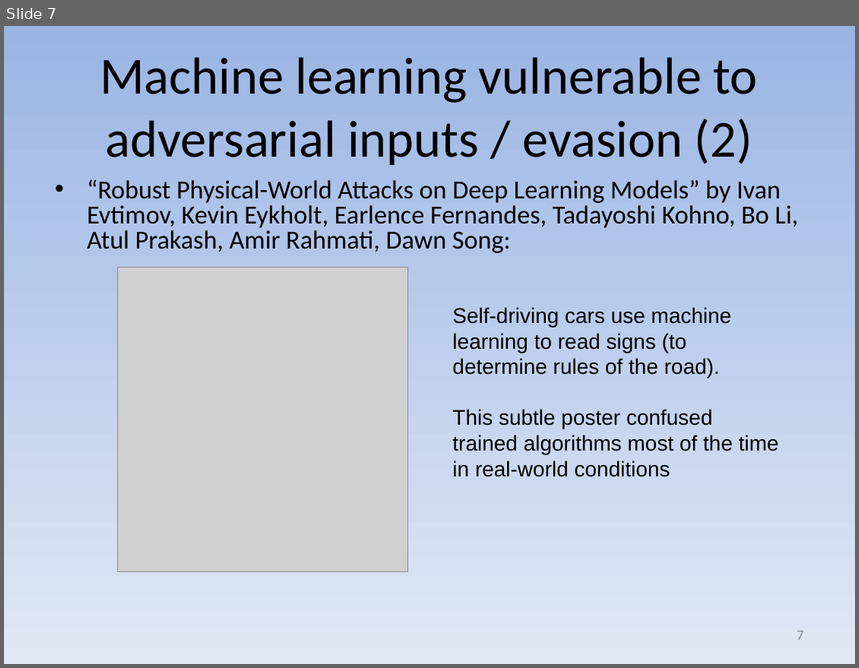
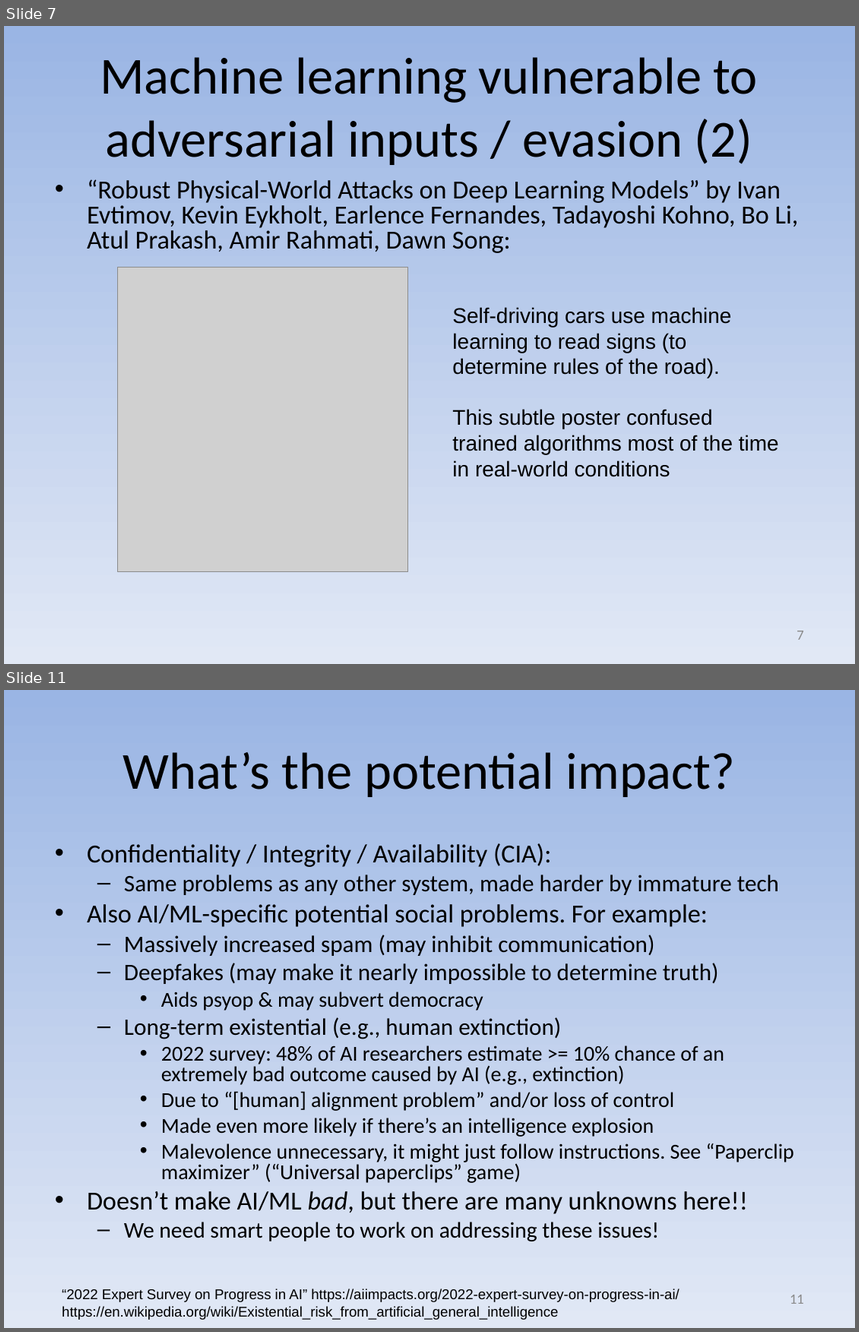
Before and after one commit to david-a-wheeler/david-a-wheeler.github.io, a slide deck: secure-class/presentations/Secure-Software-10-Misc.ppt. Shown one above the other, each under a label of ours: slide 7 before the commit, slides 7 and 11 after it; the slides between them are not shown. The pictures are 859x668 and 859x1332 pixels, drawn with LibreOffice and Linux fonts; fonts in the diff are those of the drawing; grey boxes stand for pictures. Boxes give left, top, right and bottom in pixels: in the first picture for what was removed or moved away, otherwise in the second. Text is boxed around its words. In the diff, an @@ line names an element or a change of style, - is before the commit and + after.

```diff
--- a/secure-class/presentations/Secure-Software-10-Misc.ppt
+++ b/secure-class/presentations/Secure-Software-10-Misc.ppt
@@ slide 11 added at [4, 690, 855, 1328], background gradient #9AB5E4 to #E1E8F5 @@
@@ title added at [123, 752, 735, 797], 44 pt, text #000000 @@
+What’s the potential impact?
@@ text added at [87, 844, 794, 1242], 18 pt, text #000000 @@
+• Confidentiality / Integrity / Availability (CIA):
+  – Same problems as any other system, made harder by immature tech
+• Also AI/ML-specific potential social problems. For example:
+  – Massively increased spam (may inhibit communication)
+  – Deepfakes (may make it nearly impossible to determine truth)
+    • Aids psyop & may subvert democracy
+  – Long-term existential (e.g., human extinction)
+    • 2022 survey: 48% of AI researchers estimate >= 10% chance of an extremely bad outcome caused by AI (e.g., extinction)
+    • Due to “[human] alignment problem” and/or loss of control
+    • Made even more likely if there’s an intelligence explosion
+    • Malevolence unnecessary, it might just follow instructions. See “Paperclip maximizer” (“Universal paperclips” game)
+• Doesn’t make AI/ML bad, but there are many unknowns here!!
+  – We need smart people to work on addressing these issues!
@@ text added at [62, 1289, 680, 1320], 12 pt, text #000000 @@
+“2022 Expert Survey on Progress in AI” https://aiimpacts.org/2022-expert-survey-on-progress-in-ai/
+https://en.wikipedia.org/wiki/Existential_risk_from_artificial_general_intelligence
@@ page number added at [790, 1295, 804, 1304], 12 pt, text #898989 @@
+11
```
Also in this commit, not shown: 4 slides changed, 3 other slides added.
